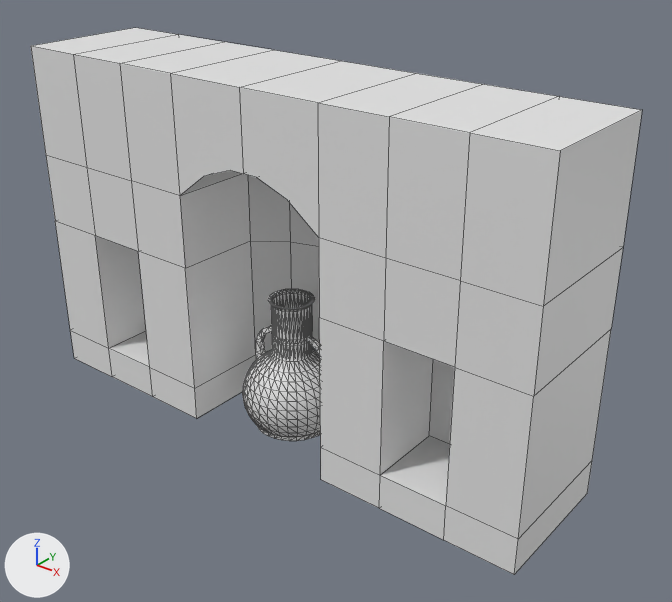
A saved change to the FBX model Art Assets/Models ready to be textures/Enviorment/Dungeon 1/Alcove_1.fbx.
One viewpoint serves both versions: a camera (50 mm lens) standing at (4.33, -4.78, 4.38) and looking at (0.19, 0.38, 1.18). The axes (+X, +Y, +Z) are drawn at lower left. The lights are the same throughout. Mesh edges are drawn as thin lines. Where no turn or scale is listed for an object, it has been applied to the vertices.
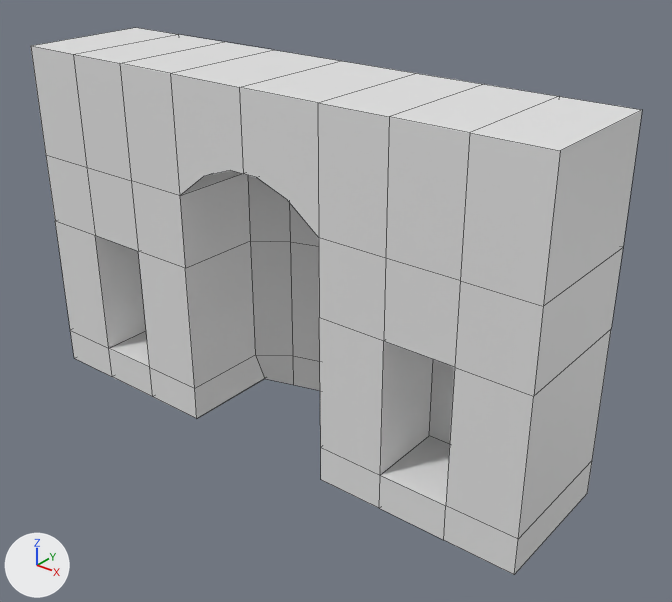
Commit message: Fix Alcove

The edits, one by one:
Object 'Sphere001' (ob_sphere001) is deleted.

Where the change shows, as pixel boxes [x1, y1, x2, y2] in the pictures (672 x 602 px):
'Sphere001', deleted: before [242, 289, 320, 441]
